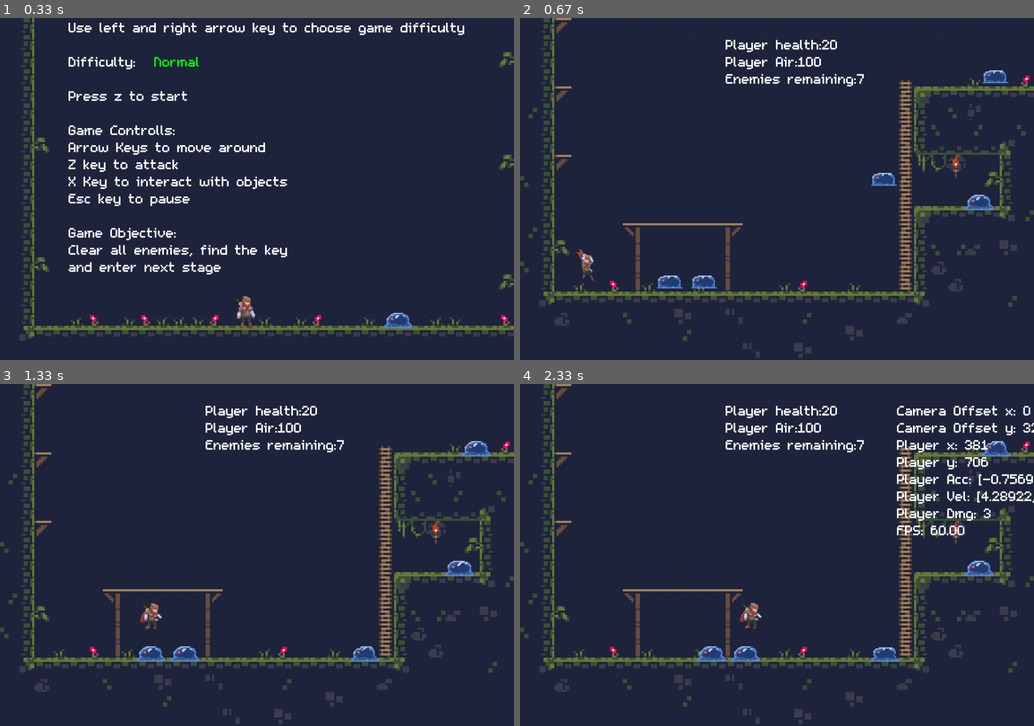
Above: before the commit, frames 1-4 (two rows, left to right).
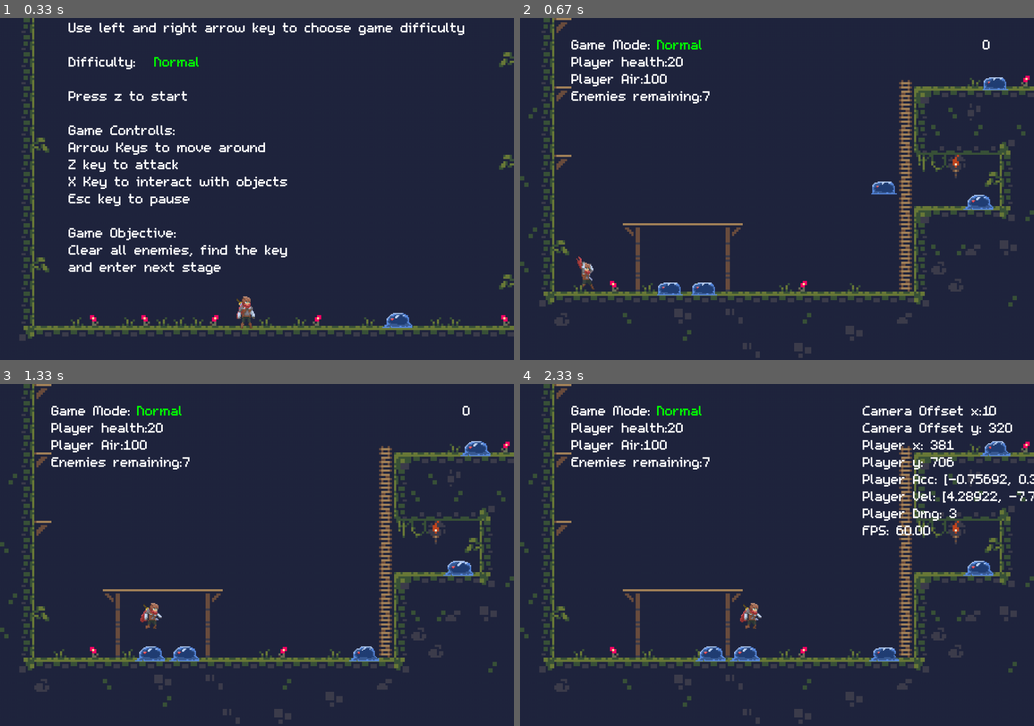
Above: after the commit, the same moments.

Repository: ArthurC13/A-Level-Project-Arthur-Chen
Game: pygame game, started from A level Project.py
Two runs of this game, one before a commit and one after it. Both use one fixed random seed, a clock stepped at 60 frames per second and the inputs below.
Inputs:
- Up to frame 1 (0.33 s): no input
- Up to frame 2 (0.67 s): tap Z at 0.33 s
- Up to frame 3 (1.33 s): hold 0 0.67-1.13 s; hold Right 0.67-1.13 s; tap X at 1.17 s
- Up to frame 4 (2.33 s): tap Z at 1.5 s; hold Right 1.83-2.3 s; tap X at 1.9, 2.2 s; tap 2 at 1.98 s

Frame 1 is identical in both runs. In frame 2, 3.4% of the frame differs, in the area x 10-95%, y 6-82%; in frame 3, 2.3%; in frame 4, 5.7%, in the area x 10-100%, y 6-45%.

Commit message:
changed key press detection

Diff:
--- a/A level Project.py
+++ b/A level Project.py
@@ -1081,6 +1081,7 @@
         pygame.key.set_repeat(100, 50)
         self.myfont = pygame.font.Font('fonts/m5x7.ttf', 40)
         self.tools_reset()
+        self.start_time = pygame.time.get_ticks()
 
     def sprite_group_reset(self):
         self.all_sprites_group = pygame.sprite.Group()
@@ -1108,7 +1109,9 @@
 
     def next_level(self):
         self.sprite_group_reset()
+        print("Level",self.level,"completion time:",(pygame.time.get_ticks()-self.start_time)/1000, "seconds")
         self.level += 1
+        self.start_time = pygame.time.get_ticks()
         try:
             self.load_map(self.level)
         except:
@@ -1172,7 +1175,7 @@
         for event in pygame.event.get():
             if event.type == pygame.QUIT:
                 self.exit_game()
-            if event.type == pygame.KEYUP:
+            if event.type == pygame.KEYDOWN:
                 if event.key == pygame.K_0:
                     self.tools_reset()
                 if event.key == pygame.K_1:
@@ -1234,25 +1237,30 @@
             counter += 1
 
     def draw_texts(self):
+        now = pygame.time.get_ticks()
+        time_taken = now - self.start_time
+        self.blit_texts(str(time_taken//1000), WHITE, WIDTH-96, 32, 32, self.myfont)
+        self.blit_texts('Game Mode: ', WHITE, 96, 32, 32, self.myfont)
+        self.blit_texts(self.difficulty_text, self.difficulty_colour, 256, 32, 32, self.myfont)
         string = 'Player health:' + str(self.player.health)
         if self.player.health >= 4:
-            self.blit_texts(string, WHITE, 384, 32, 32, self.myfont)
+            self.blit_texts(string, WHITE, 96, 64, 32, self.myfont)
         else:
-            self.blit_texts(string, RED, 384, 32, 32, self.myfont)
+            self.blit_texts(string, RED, 96, 64, 32, self.myfont)
         string = 'Player Air:' + str(int(self.player.air//10))
         if self.player.air >= 300:
-            self.blit_texts(string, WHITE, 384, 64, 32, self.myfont)
+            self.blit_texts(string, WHITE, 96, 96, 32, self.myfont)
         else:
-            self.blit_texts(string, RED, 384, 64, 32, self.myfont)
+            self.blit_texts(string, RED, 96, 96, 32, self.myfont)
         string = 'Enemies remaining:' + str(len(game.enemy_group.sprites()))
-        self.blit_texts(string, WHITE, 384, 96, 32, self.myfont)
+        self.blit_texts(string, WHITE, 96, 128, 32, self.myfont)
         if self.show_stats:
             string = 'Camera Offset x: ' + str(self.camera.x) + '\nCamera Offset y: ' + str(self.camera.y)
             string += '\nPlayer x: ' + str(self.player.rect.x) + '\nPlayer y: ' + str(self.player.rect.y)
             string += '\nPlayer Acc: ' + str(self.player.acc) + '\nPlayer Vel: ' + str(self.player.vel)
             string += '\nPlayer Dmg: ' + str(self.player.attack_dmg)
             string += '\nFPS: ' + "{:.2f}".format(self.clock.get_fps())
-            self.blit_texts(string, WHITE, 704, 32, 32, self.myfont)
+            self.blit_texts(string, WHITE, 640, 32, 32, self.myfont)
 
     def draw(self):
         self.screen.blit(self.map_img, self.camera.apply_rect(self.map_rect))
